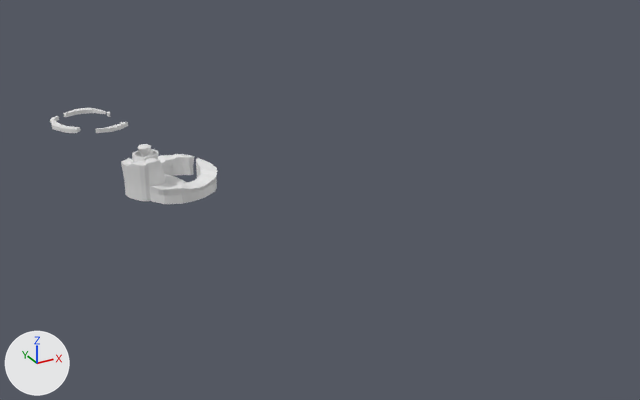
The Blender file Blender/B_Islands.blend: old version first, new version second.
The view is the same before and after, from a 50 mm camera at (460.0, 377.0, 144.0) aimed at (633.0, 691.0, -13.0). The lights are fixed; the arrows at lower left show +X, +Y and +Z. The older version comes first.

In view in the first picture: 'Island_Home', 'Island_Sinkhole'.
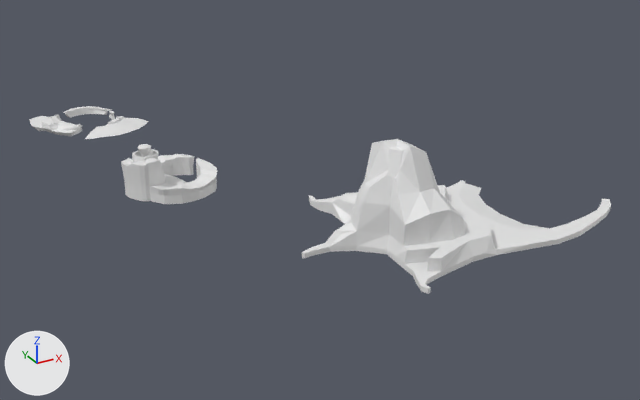
The newer file is also rescaled (x10.0), turned or shifted as a whole; pictures and numbers use the older file's frame.

The change in detail:
me_cube_003 is used by ob_island_sinkhole; location (564.0, 809.0, 0.0).
me_cube_003 had 124 vertices, 116 faces and spanned x -18.7..15.7, y -19.4..19.4, z -1.0..1.0.
me_cube_003 now has 257 vertices, 429 faces and spans x -27.9..26.8, y -26.3..25.7, z -1.1..3.5.
me_cube_003 part 1: the loose piece of 36 vertices spanning x -18.7..-7.3, y -13.3..12.3, z -1.0..1.0 is rebuilt with 88 vertices and now spans x -27.9..-6.3, y -17.1..14.6, z -1.1..3.5, in mat_material_001 (white #e7e7e7).
me_cube_003 part 2: the loose piece of 36 vertices spanning x -8.8..11.3, y 8.2..19.4, z -1.0..1.0 is rebuilt with 70 vertices and now spans x -8.5..16.5, y 6.9..25.7, z -1.0..2.3, in mat_material_001 (white #e7e7e7).
me_cube_003 part 3: a new loose piece of 69 vertices spanning x -8.7..26.8, y -26.3..-7.6, z -0.9..2.7, in mat_material_001 (white #e7e7e7).
me_cube_003 part 4: a new loose piece of 30 vertices spanning x 11.2..13.8, y -1.7..3.9, z -1.0..2.5, in mat_material_001 (white #e7e7e7).
Part 5, on me_cube_003:
40 vertices are removed from x -1.4..15.7, y -19.4..-13.0, z -1.0..1.0.
38 faces are deleted.
Other edits to the shape of me_cube_003 do not show in these pictures.
me_cube_003 gains material mat_material_001 (white #e7e7e7).
Mesh me_cube is new.
It has 301 vertices, 302 faces and spans x -540.0..760.0, y -387.0..477.0, z -23.0..374.0.
It uses material mat_material_001 (white #e7e7e7).
Object 'Cube' (ob_cube) is new; it shows me_cube.
Its location is (643.4, 621.3, 0.0).
Its scale is (0.1, 0.1, 0.1).

Changed parts and their boxes (x1, y1, x2, y2) in the pictures (640 x 400 px):
'Cube', added: after (302, 139, 611, 294)
'Island_Sinkhole', reshaped (52% wider, 31% taller): before (50, 108, 128, 133); after (29, 106, 148, 139)
part 1 of me_cube_003, rebuilt (74% wider, 22% taller): before (50, 116, 80, 133); after (29, 115, 82, 136)
part 2 of me_cube_003, rebuilt: before (64, 108, 106, 117); after (63, 106, 112, 118)
part 3 of me_cube_003, added: after (85, 116, 148, 139)
part 4 of me_cube_003, added: after (109, 110, 115, 120)
part 5 of me_cube_003, deleted: before (95, 122, 128, 133)
